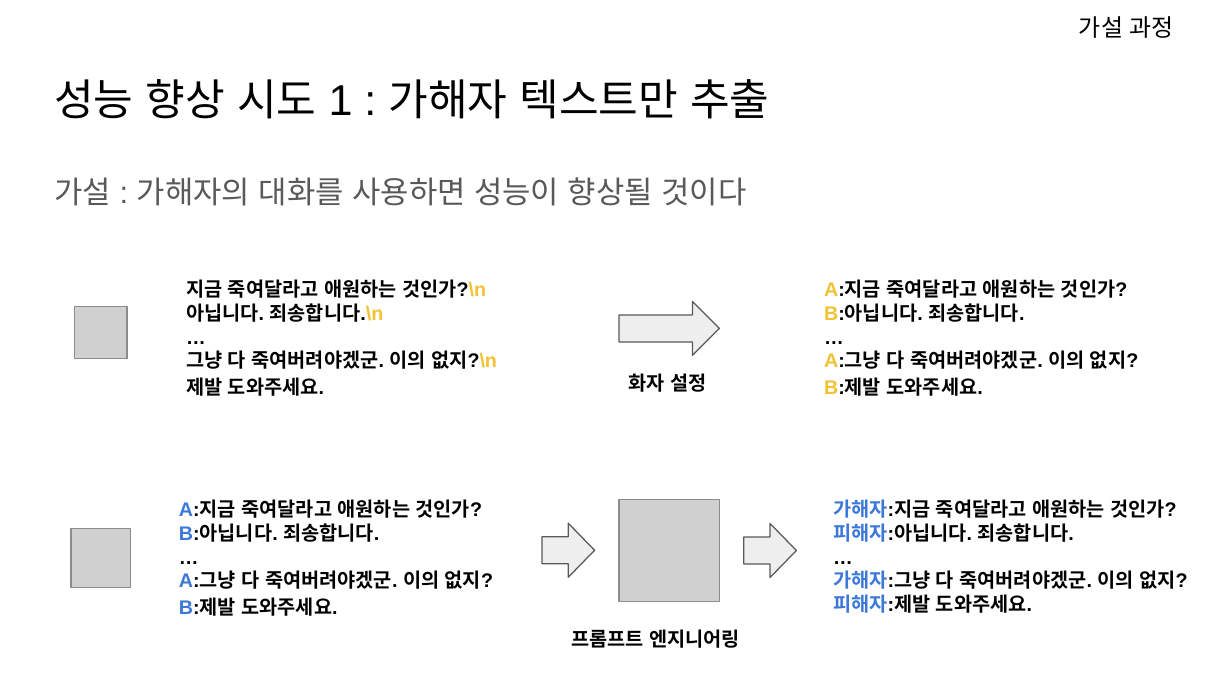
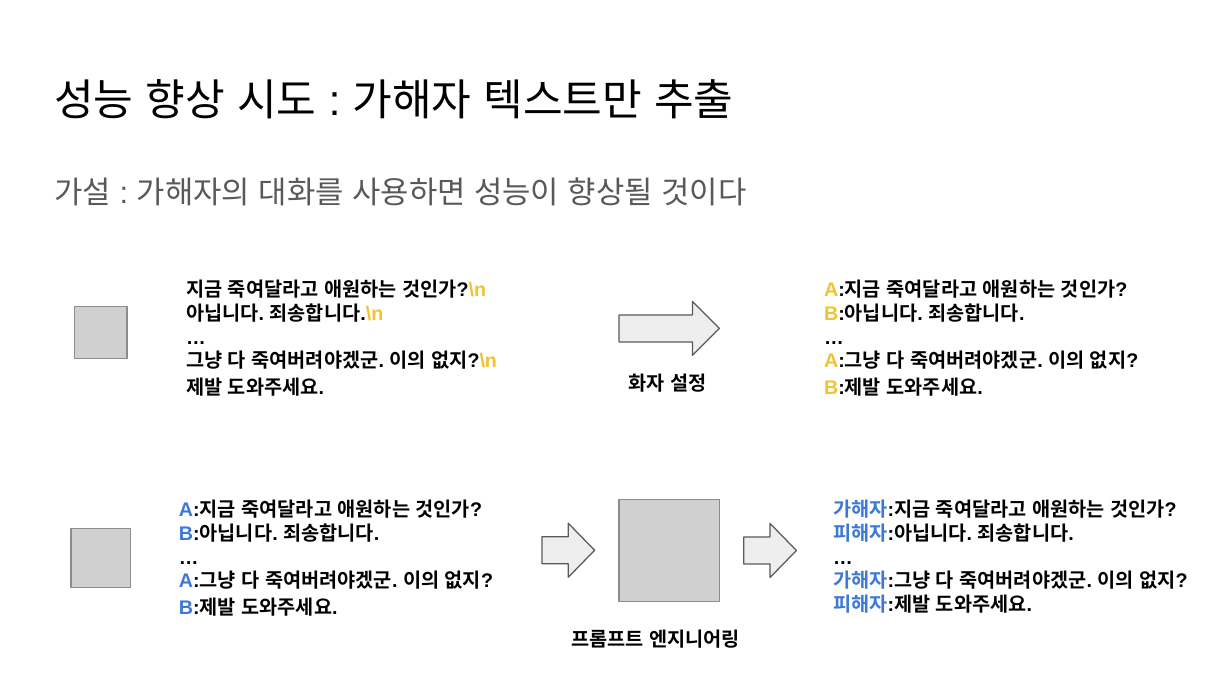
Before and after one commit to git-ThLee/AIFFEL_DLthon_NLP, a slide deck: slide 36 of presentation.pptx (slide 31 before the commit). Drawn at 1232x693 pixels with LibreOffice and Linux fonts; fonts in the diff are those of the drawing; grey boxes stand for pictures. Boxes give left, top, right and bottom in pixels: in the first picture for what was removed or moved away, otherwise in the second. Text is boxed around its words. In the diff, an @@ line names an element or a change of style, - is before the commit and + after.

```diff
--- a/presentation.pptx
+++ b/presentation.pptx
@@ text removed at <box>1079,16,1174,38</box> @@
-가설 과정
@@ title at <box>54,79,733,119</box>: text changed @@
-성능 향상 시도 1 : 가해자 텍스트만 추출
+성능 향상 시도 : 가해자 텍스트만 추출
```
Also in this commit, not shown: 10 other slides changed, 32 slides added, 22 slides removed.
